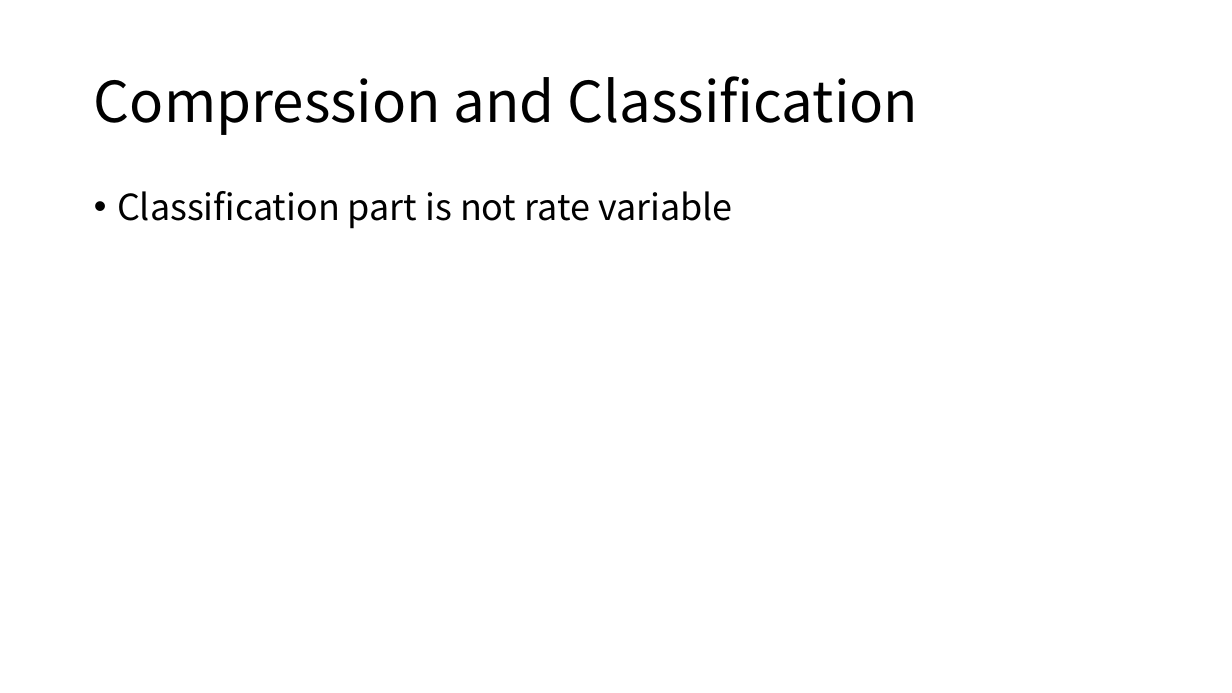
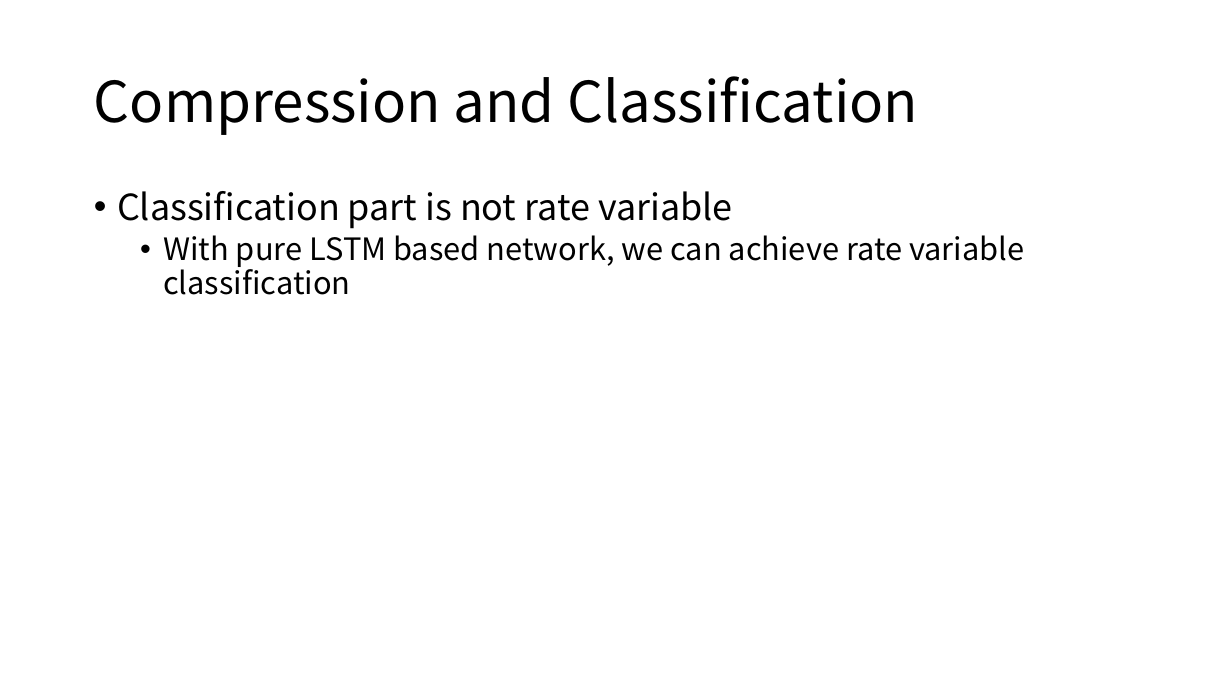
Before and after one commit to diaoenmao/Research, a slide deck: slide 6 of doc/Report/ongoing.pptx (slide 5 before the commit). Drawn at 1232x693 pixels with LibreOffice and Linux fonts; fonts in the diff are those of the drawing. Boxes give left, top, right and bottom in pixels: in the first picture for what was removed or moved away, otherwise in the second. Text is boxed around its words. In the diff, an @@ line names an element or a change of style, - is before the commit and + after.

```diff
--- a/doc/Report/ongoing.pptx
+++ b/doc/Report/ongoing.pptx
@@ text at [163,235,1024,295]: paragraph added @@
+  • With pure LSTM based network, we can achieve rate variable classification
```
Also in this commit, not shown: 6 other slides changed, 3 slides added.
